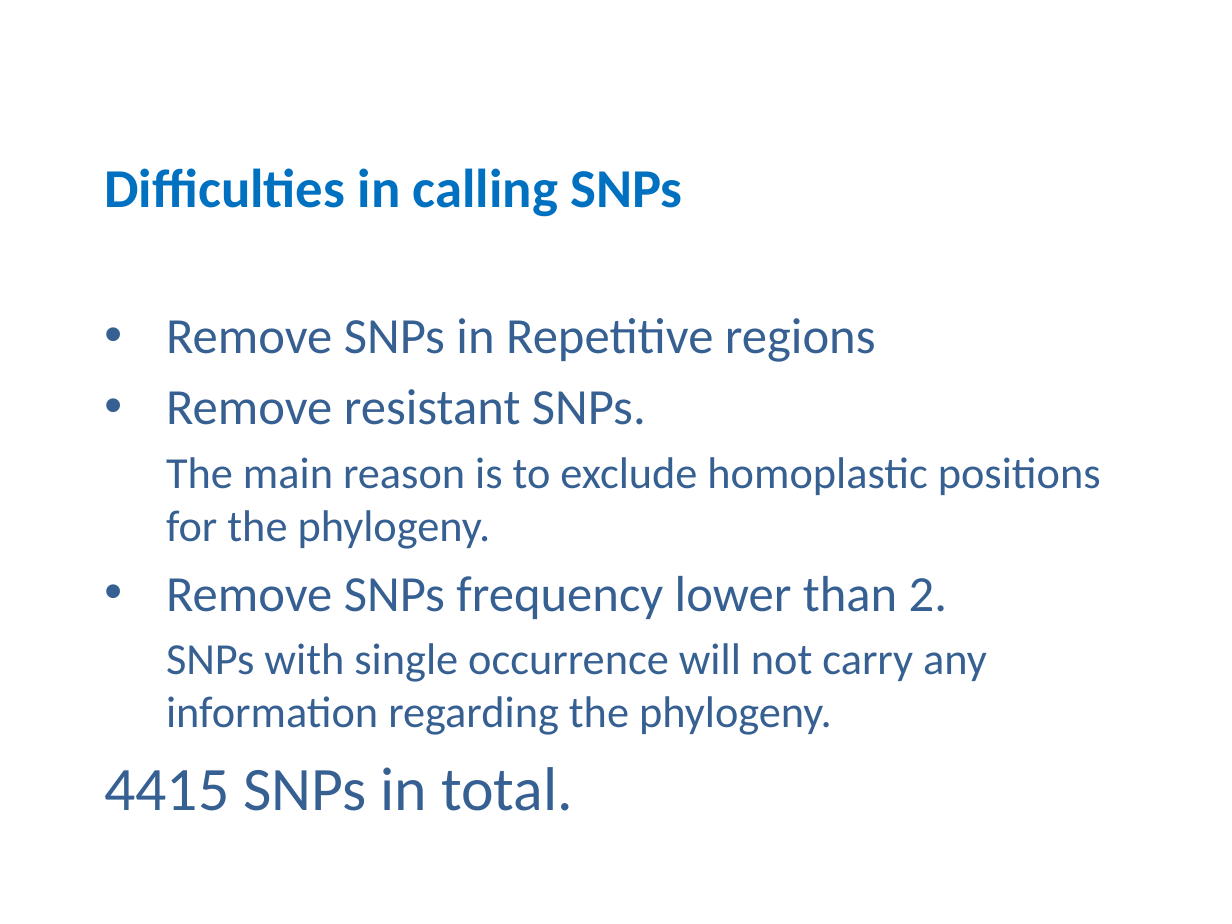
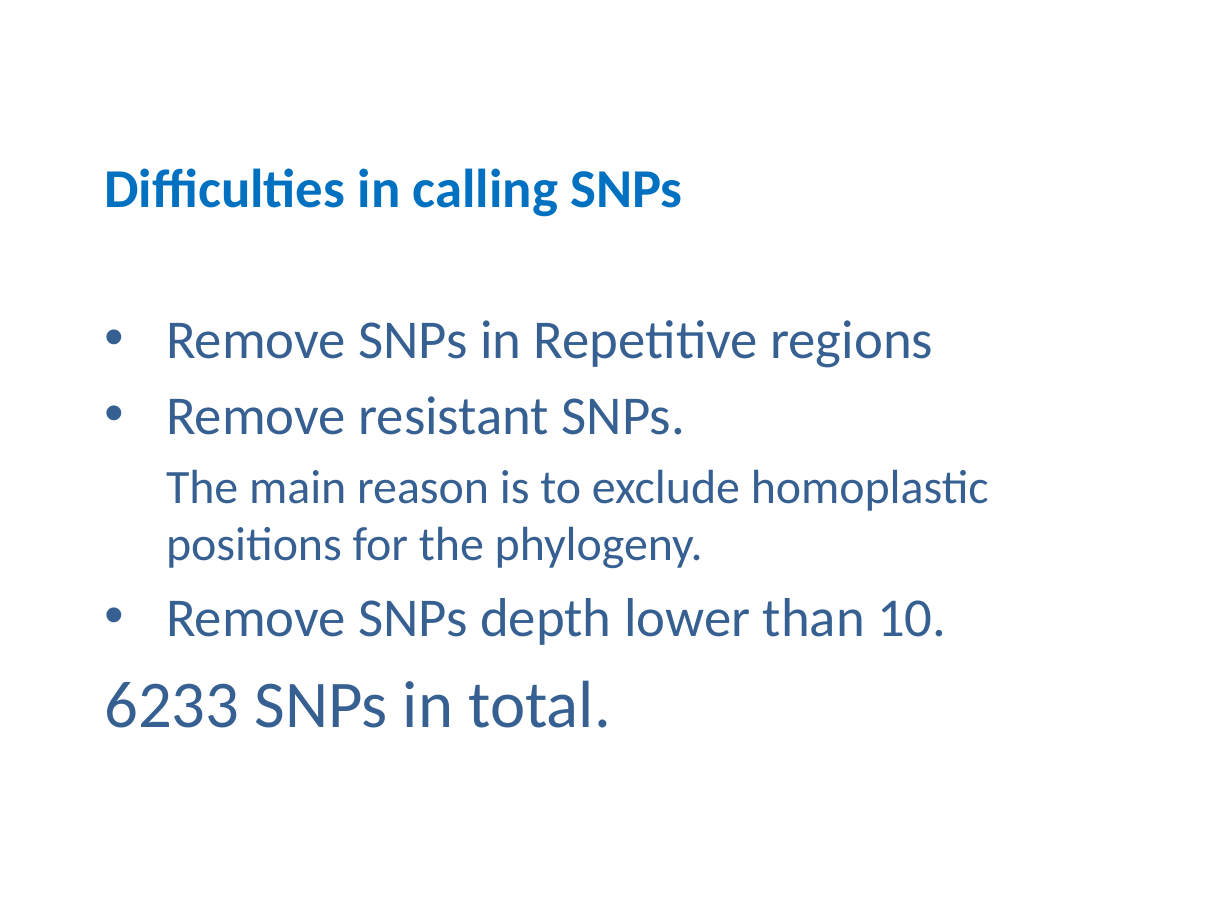
Before and after one commit to zhangfang615/Tuberculosis, a slide deck: slide 14 of 20160705.pptx (slide 7 before the commit). Drawn at 1232x924 pixels with LibreOffice and Linux fonts; fonts in the diff are those of the drawing. Boxes give left, top, right and bottom in pixels: in the first picture for what was removed or moved away, otherwise in the second. Text is boxed around its words. In the diff, an @@ line names an element or a change of style, - is before the commit and + after.

```diff
--- a/20160705.pptx
+++ b/20160705.pptx
@@ subtitle at (x1=166, y1=320, x2=989, y2=569): size 29.6 to 32 pt in "Remove SNPs in Repetitive regions", "Remove resistant SNPs."; size 25.9 to 28 pt in "The main reason is to exclude homoplastic ..." @@
@@ subtitle at (x1=104, y1=598, x2=946, y2=728): text changed; size 25.9 to 32 pt @@
-  • Remove SNPs frequency lower than 2.
-  SNPs with single occurrence will not carry any information regarding the phylogeny.
-  4415 SNPs in total.
+  • Remove SNPs depth lower than 10.
+  6233 SNPs in total.
```
Also in this commit, not shown: 4 other slides changed, 8 slides added.
